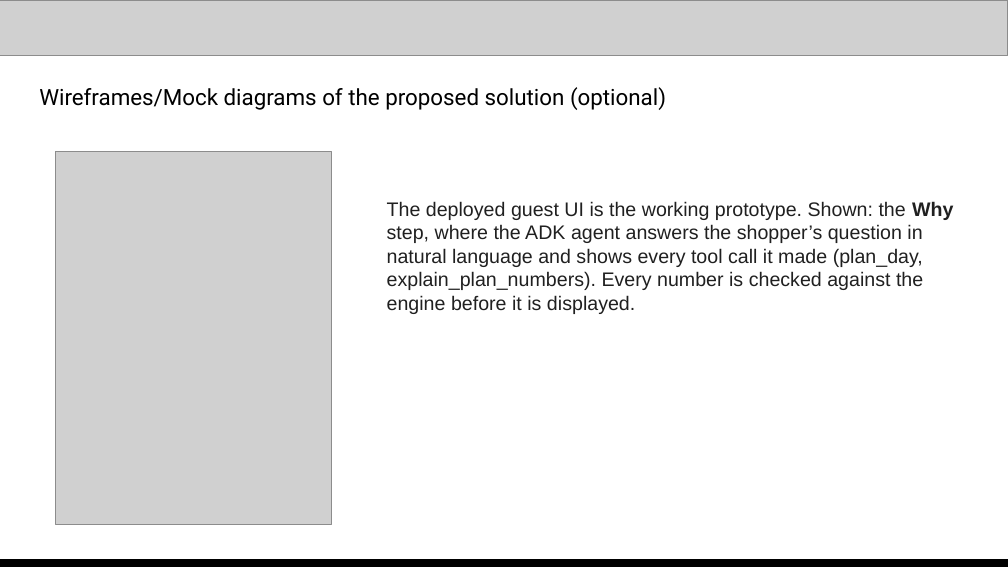
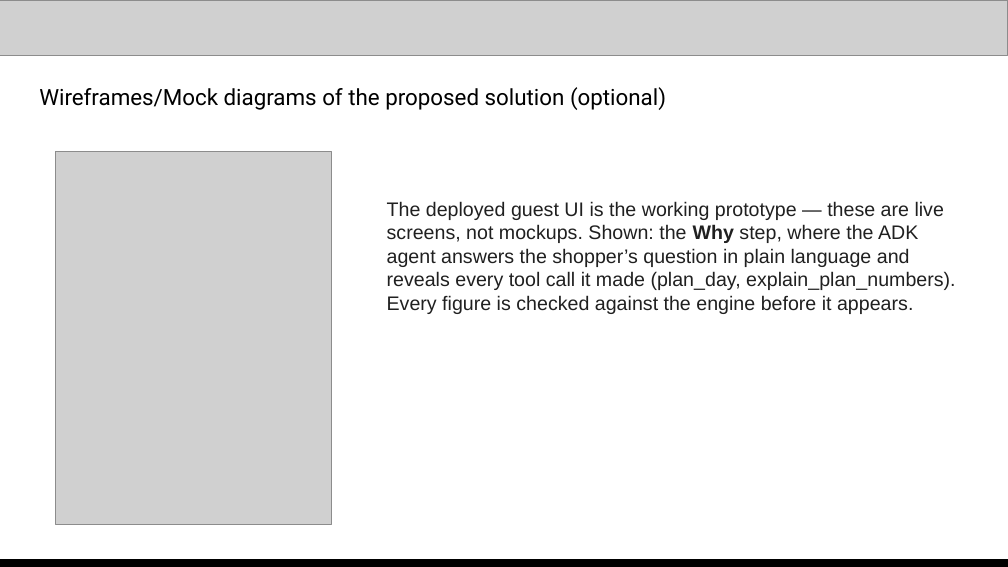
Before and after one commit to nyogendran/savvy-cart-ai, a slide deck: slide 7 of docs/submission/Savvy-Cart-AI-gTaprobane-Submission.pptx. Drawn at 1008x567 pixels with LibreOffice and Linux fonts; fonts in the diff are those of the drawing; grey boxes stand for pictures. Boxes give left, top, right and bottom in pixels: in the first picture for what was removed or moved away, otherwise in the second. Text is boxed around its words. In the diff, an @@ line names an element or a change of style, - is before the commit and + after.

```diff
--- a/docs/submission/Savvy-Cart-AI-gTaprobane-Submission.pptx
+++ b/docs/submission/Savvy-Cart-AI-gTaprobane-Submission.pptx
@@ text at <box>387,201,955,314</box>: text changed @@
-The deployed guest UI is the working prototype. Shown: the Why step, where the ADK agent answers the shopper’s question in natural language and shows every tool call it made (plan_day, explain_plan_numbers). Every number is checked against the engine before it is displayed.
+The deployed guest UI is the working prototype — these are live screens, not mockups. Shown: the Why step, where the ADK agent answers the shopper’s question in plain language and reveals every tool call it made (plan_day, explain_plan_numbers). Every figure is checked against the engine before it appears.
```
Also in this commit, not shown: 9 other slides changed, 1 other file.
